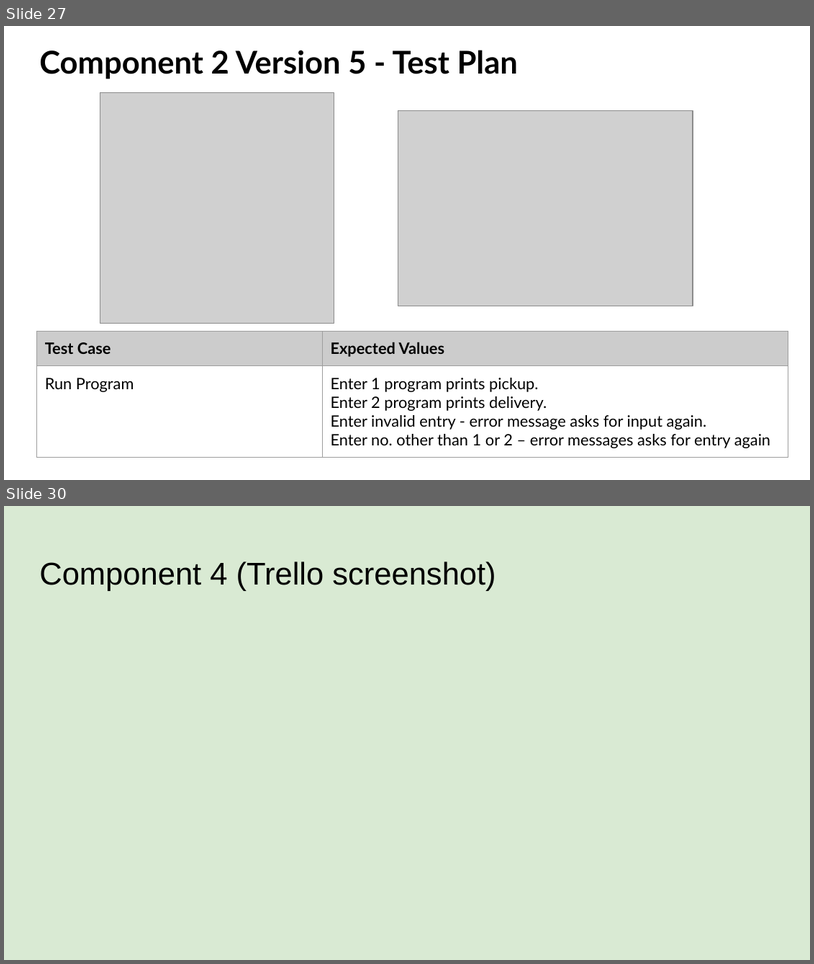
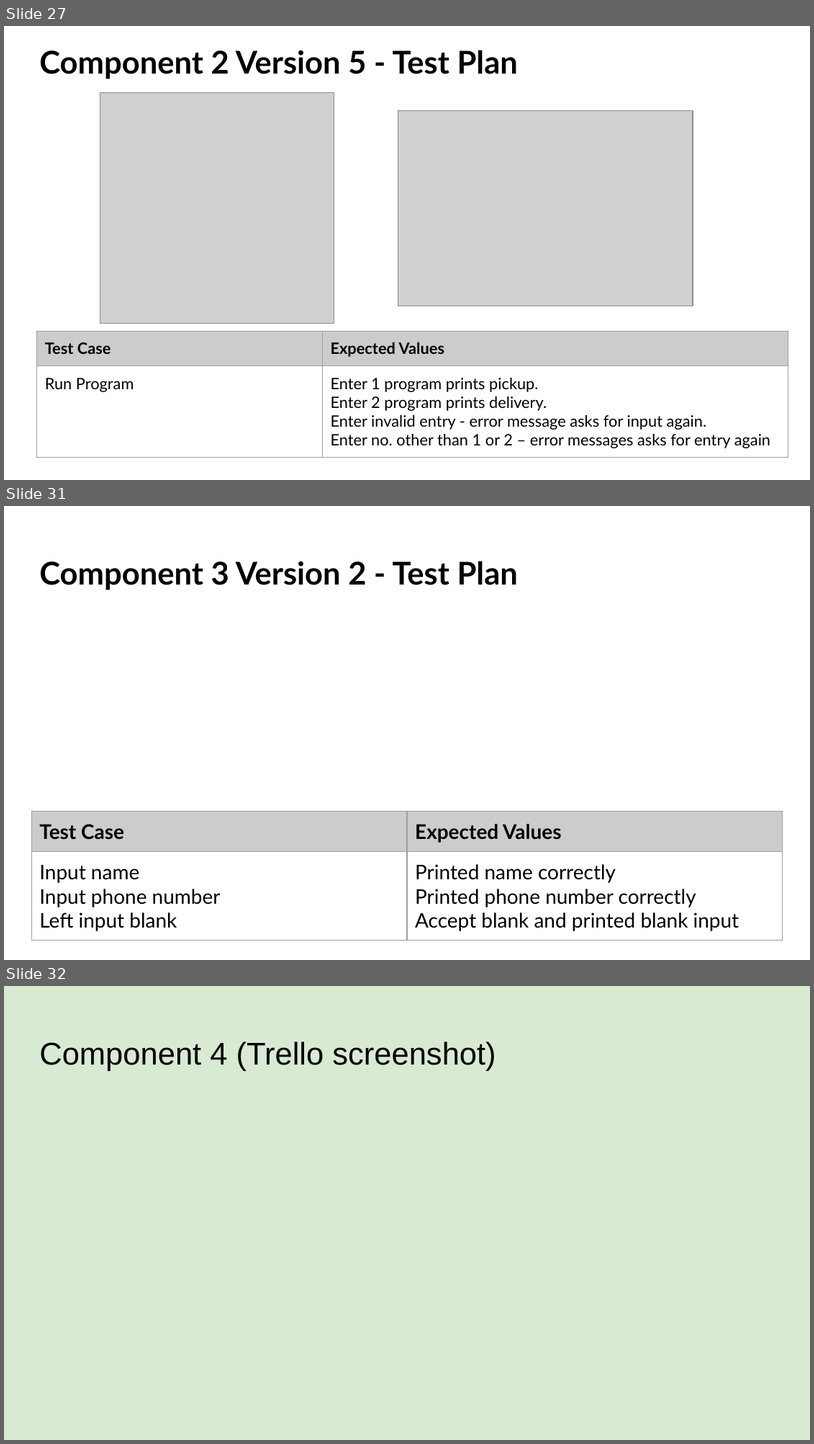
Before and after one commit to danettp/ds_nuts_bot, a slide deck: Danett Pepito - 000_91896 _ 91897 Documentation - 2150400 (Git).pptx. Shown one above the other, each under a label of ours: slides 27 and 30 before the commit, slides 27, 31 and 32 after it; the slides between them are not shown. The pictures are 814x964 and 814x1444 pixels, drawn with LibreOffice and Linux fonts; fonts in the diff are those of the drawing; grey boxes stand for pictures; background and template pictures are left out. Boxes give left, top, right and bottom in pixels: in the first picture for what was removed or moved away, otherwise in the second. Text is boxed around its words. In the diff, an @@ line names an element or a change of style, - is before the commit and + after.

Commit message:
Created version 1 of click and collect function
Basic instructions and input for name and phone number.

```diff
--- a/Danett Pepito - 000_91896 _ 91897 Documentation - 2150400 (Git).pptx
+++ b/Danett Pepito - 000_91896 _ 91897 Documentation - 2150400 (Git).pptx
@@ slide 31 added at [4, 506, 810, 960], background picture (left out) @@
@@ title added at [39, 561, 518, 590], 28 pt, text #000000, bold @@
+Component 3 Version 2 - Test Plan
@@ table added at [31, 811, 783, 940], 2 rows, 2 columns @@
+Test Case | Expected Values
+Input name / Input phone number / Left input blank | Printed name correctly / Printed phone number correctly / Accept blank and printed blank input
@@ what was slide 30 is now slide 32 @@
```
Also in this commit, not shown: 5 slides changed, 1 other slide added, 1 other file.
